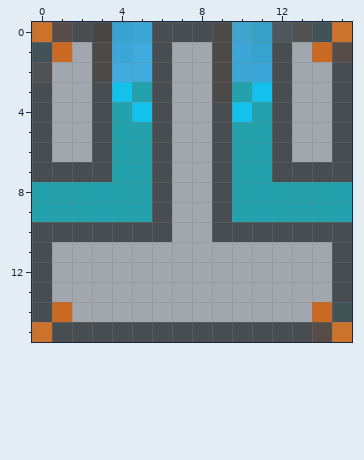
Two versions of one pixel-art sprite, cosmos_client/assets/cosmos/images/blocks/and_gate_back.png. That is the earlier state.
The file is 16x16 pixels. Colours within 5 levels of each other are drawn and written as one.
After:
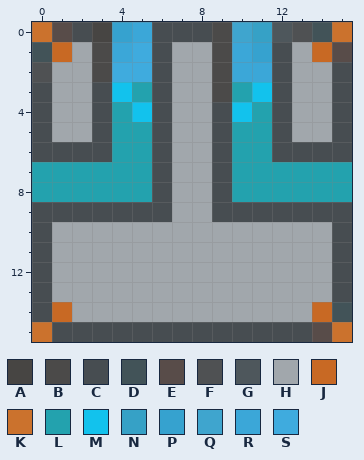
Palette (. is transparent): A #474543  B #4b4a49  C #474d51  D #425358  E #584c49  F #4f5153  G #4e575c  H #a1a7ac  J #c86924  K #cb722d  L #23a2ae  M #12c2ed  N #36a1c6  P #36a2cf  Q #3fa5ce  R #3ba7d8  S #3fabde
Diff:
The author changed colour H to colour C in row 6 at x 1 to 2 and 13 to 14.
The author changed colour L to colour C in row 9 at x 0 to 5 and 10 to 15.
The author changed colour C to colour H in row 10 at x 1 to 6 and 9 to 14.
The author changed colour C to colour L in row 7 at x 0 to 3 and 12 to 15.
Pixel boxes of the changes (left, top, right, bottom) in both pictures:
changed: (32, 142, 352, 242)
